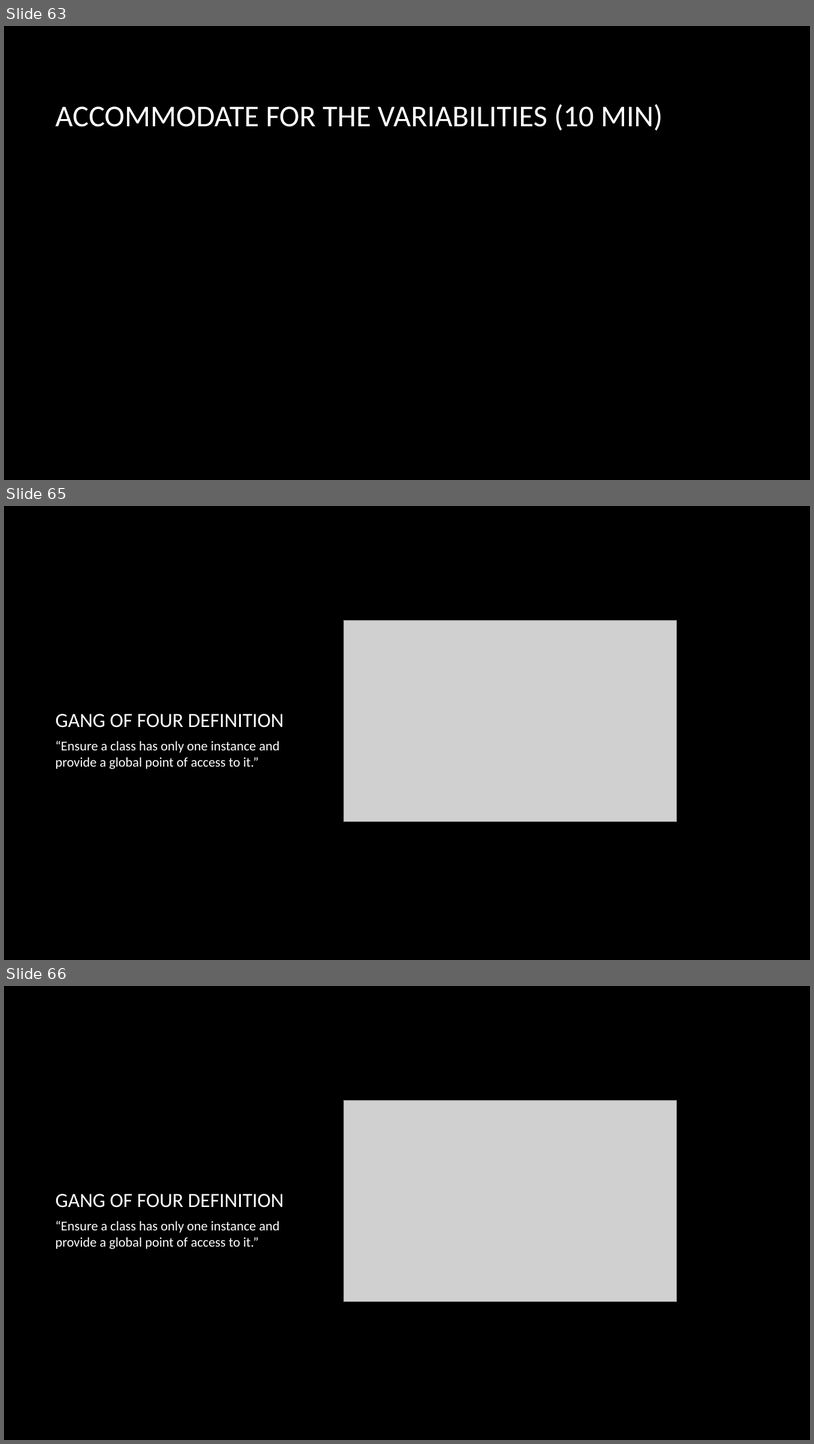
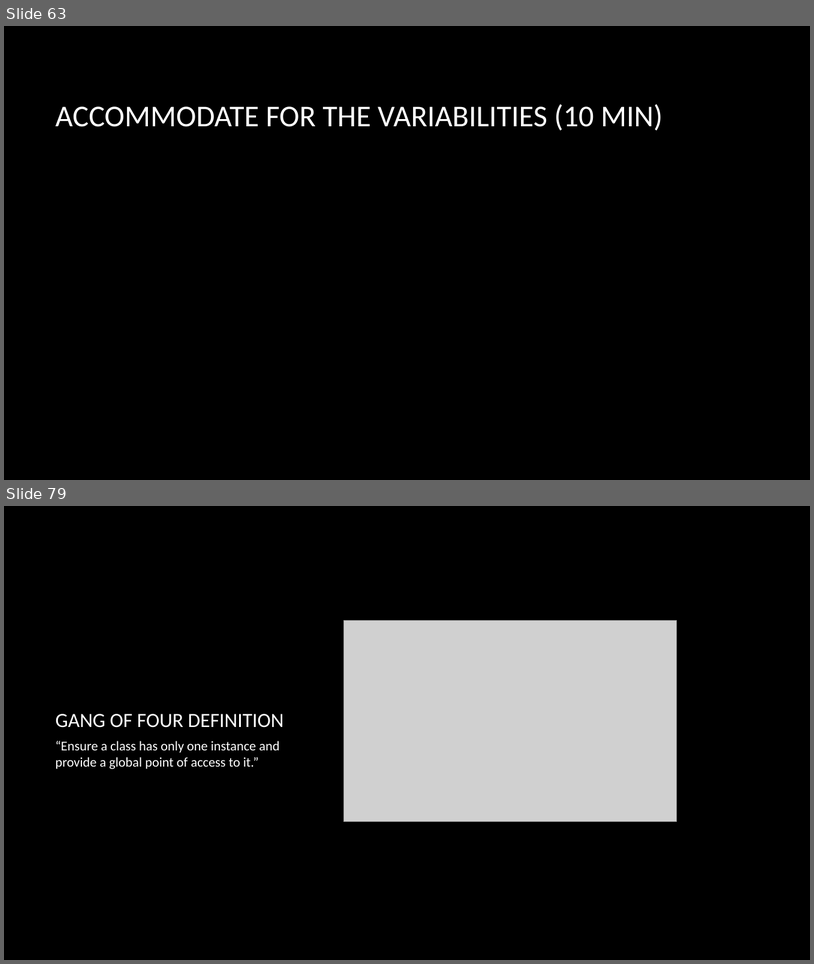
Before and after one commit to dundane/CSC360Demos, a slide deck: CSC360Demo/Design Patterns Slide Show.pptx. Shown one above the other, each under a label of ours: slides 63, 65 and 66 before the commit, slides 63 and 79 after it; the slides between them are not shown. The pictures are 814x1444 and 814x964 pixels, drawn with LibreOffice and Linux fonts; fonts in the diff are those of the drawing; grey boxes stand for pictures; background and template pictures are left out. Boxes give left, top, right and bottom in pixels: in the first picture for what was removed or moved away, otherwise in the second. Text is boxed around its words. In the diff, an @@ line names an element or a change of style, - is before the commit and + after.

```diff
--- a/CSC360Demo/Design Patterns Slide Show.pptx
+++ b/CSC360Demo/Design Patterns Slide Show.pptx
@@ slide 65 removed at (x1=4, y1=506, x2=810, y2=960), background picture (left out) @@
@@ picture removed at (x1=344, y1=621, x2=677, y2=822) @@
@@ title removed at (x1=56, y1=714, x2=284, y2=727) @@
-GANG OF FOUR DEFINITION
@@ text removed at (x1=56, y1=741, x2=279, y2=769) @@
-“Ensure a class has only one instance and provide a global point of access to it.”
@@ what was slide 66 is now slide 79 @@
```
Also in this commit, not shown: 15 slides added, 1 other slide removed, 10 other files.
